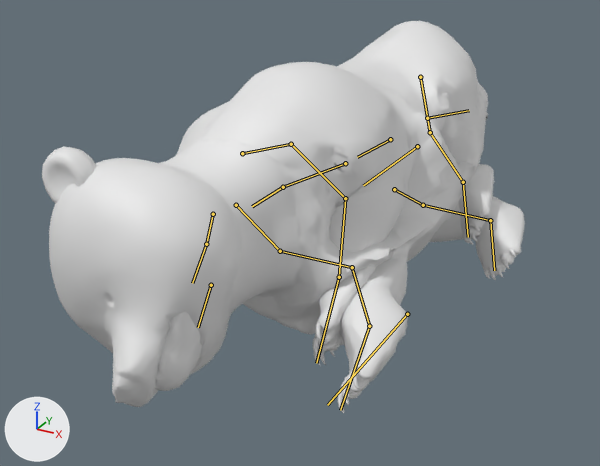
Two versions of the glTF model 42/media/models_X/Skinned/NCBearCub.glb, one commit apart.
Before and after are seen from a camera (50 mm lens) standing at (0.447, -1.2, 0.71) and looking at (-0.157, -0.102, 0.16). The axes (+X, +Y, +Z) are drawn at lower left. The lights are the same throughout. The picture after the commit comes second. Both versions are drawn at frame 0 of the action 'DeerStag_Dead'; the numbers are the values there. The bones that change, and the others that lie on the model, are drawn over the model as lines.

In view in the first picture: 'NCBearCub'.
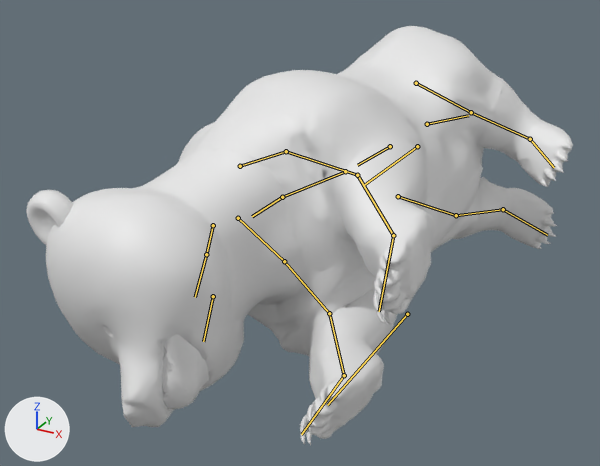
Where the change shows, as pixel boxes (x1, y1, x2, y2) in the pictures (600 x 466 px):
'NCBearCub', posed (13% wider, 7% taller): before (42, 21, 525, 413); after (26, 26, 573, 445)
bone 'Bip01_Pelvis', root to tip: before (390, 139) to (357, 157); after (390, 146) to (357, 165)
bone 'Bip01_L_Thigh', root to tip: before (420, 77) to (430, 132); after (416, 83) to (471, 112)
bone 'Bip01_L_Calf', root to tip: before (430, 132) to (463, 182); after (471, 112) to (530, 139)
bone 'Bip01_L_Foot', root to tip: before (463, 182) to (468, 237); after (530, 139) to (554, 167)
bone 'Bip01_R_Thigh', root to tip: before (394, 189) to (423, 205); after (398, 196) to (456, 215)
bone 'Bip01_R_Calf', root to tip: before (423, 205) to (490, 220); after (456, 215) to (503, 209)
bone 'Bip01_R_Foot', root to tip: before (490, 220) to (494, 270); after (503, 209) to (547, 235)
bone 'Bip01_Spine1', root to tip: before (283, 187) to (252, 206); after (282, 197) to (252, 216)
bone 'Bip01_L_UpperArm', root to tip: before (291, 144) to (345, 198); after (286, 151) to (357, 175)
bone 'Bip01_L_Forearm', root to tip: before (345, 198) to (339, 277); after (357, 175) to (393, 235)
bone 'Bip01_L_Hand', root to tip: before (339, 277) to (316, 363); after (393, 235) to (379, 311)
bone 'Bip01_Neck', root to tip: before (213, 214) to (206, 244); after (213, 225) to (206, 254)
bone 'Bip01_Head', root to tip: before (206, 244) to (192, 283); after (206, 254) to (195, 297)
bone 'Bip01_R_UpperArm', root to tip: before (280, 251) to (352, 267); after (284, 261) to (329, 313)
bone 'Bip01_R_Forearm', root to tip: before (352, 267) to (369, 326); after (329, 313) to (344, 375)
bone 'Bip01_R_Hand', root to tip: before (369, 326) to (340, 410); after (344, 375) to (301, 434)

The edits, one by one:
Bone 'Bip01_Pelvis' (bone_bip01_pelvis) moves from (-0.131, -0.006, 0.064) to (-0.131, -0.007, 0.078).
Bone 'Bip01_Pelvis' (bone_bip01_pelvis) turns from (24, 79, 27) to (38, 82, 41) degrees about its own x, y and z.
Bone 'Bip01_L_Thigh' (bone_bip01_l_thigh) turns from (-27, -15, 47) to (12, -14, 13) degrees about its own x, y and z.
Bone 'Bip01_L_Calf' (bone_bip01_l_calf) turns from (24, 0, 2) to (0, 0, 0) degrees about its own x, y and z.
Bone 'Bip01_L_Foot' (bone_bip01_l_foot) turns from (28, 40, 7) to (7, -1, -2) degrees about its own x, y and z.
Bone 'Bip01_R_Thigh' (bone_bip01_r_thigh) turns from (-25, -20, -6) to (37, -7, 2) degrees about its own x, y and z.
Bone 'Bip01_R_Calf' (bone_bip01_r_calf) turns from (32, 1, -2) to (0, 0, 0) degrees about its own x, y and z.
Bone 'Bip01_R_Foot' (bone_bip01_r_foot) turns from (-4, -11, 46) to (10, 1, 2) degrees about its own x, y and z.
Bone 'Bip01_Spine1' (bone_bip01_spine1) turns from (2, -2, -4) to (3, -1, -3) degrees about its own x, y and z.
Bone 'Bip01_L_UpperArm' (bone_bip01_l_upperarm) turns from (23, -3, 48) to (-8, 14, -3) degrees about its own x, y and z.
Bone 'Bip01_L_Forearm' (bone_bip01_l_forearm) turns from (-44, 3, 8) to (-9, 0, 2) degrees about its own x, y and z.
Bone 'Bip01_L_Hand' (bone_bip01_l_hand) turns from (73, 28, 50) to (22, 4, -9) degrees about its own x, y and z.
Bone 'Bip01_Neck' (bone_bip01_neck) turns from (7, 2, 25) to (5, 5, 24) degrees about its own x, y and z.
Bone 'Bip01_Head' (bone_bip01_head) turns from (2, -7, -5) to (4, -3, 4) degrees about its own x, y and z.
Bone 'Bip01_R_UpperArm' (bone_bip01_r_upperarm) turns from (-12, 19, -18) to (-37, 8, 8) degrees about its own x, y and z.
Bone 'Bip01_R_Forearm' (bone_bip01_r_forearm) turns from (-27, -1, -5) to (-1, 0, 0) degrees about its own x, y and z.
Bone 'Bip01_R_Hand' (bone_bip01_r_hand) turns from (16, -32, 14) to (18, -3, 8) degrees about its own x, y and z.
